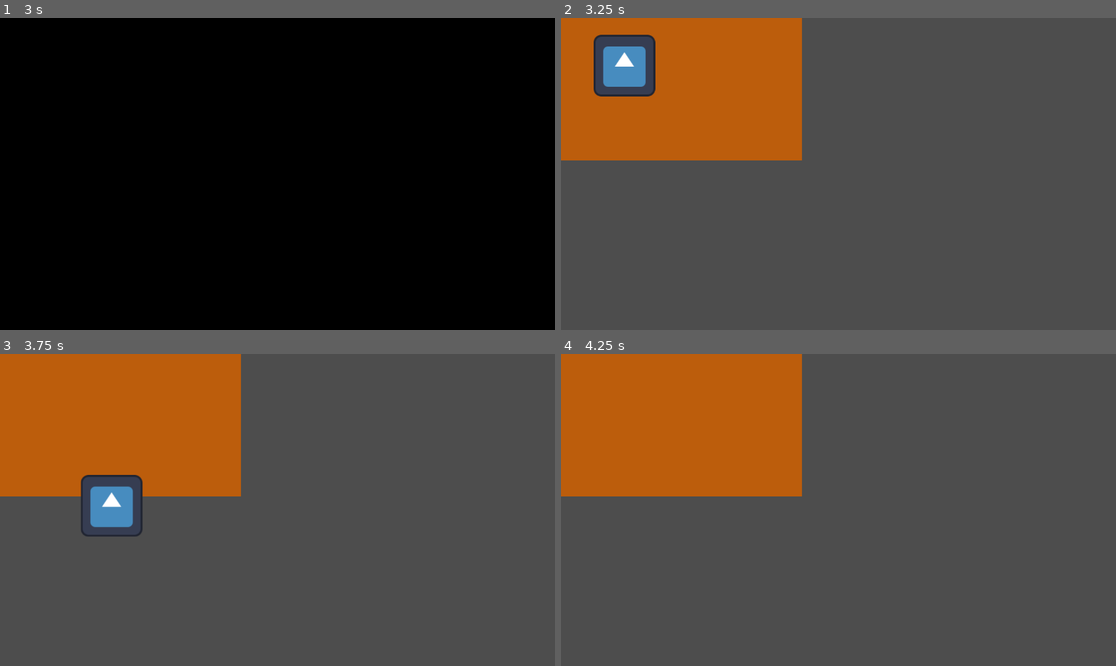
Above: before the commit, frames 1-4 (two rows, left to right).
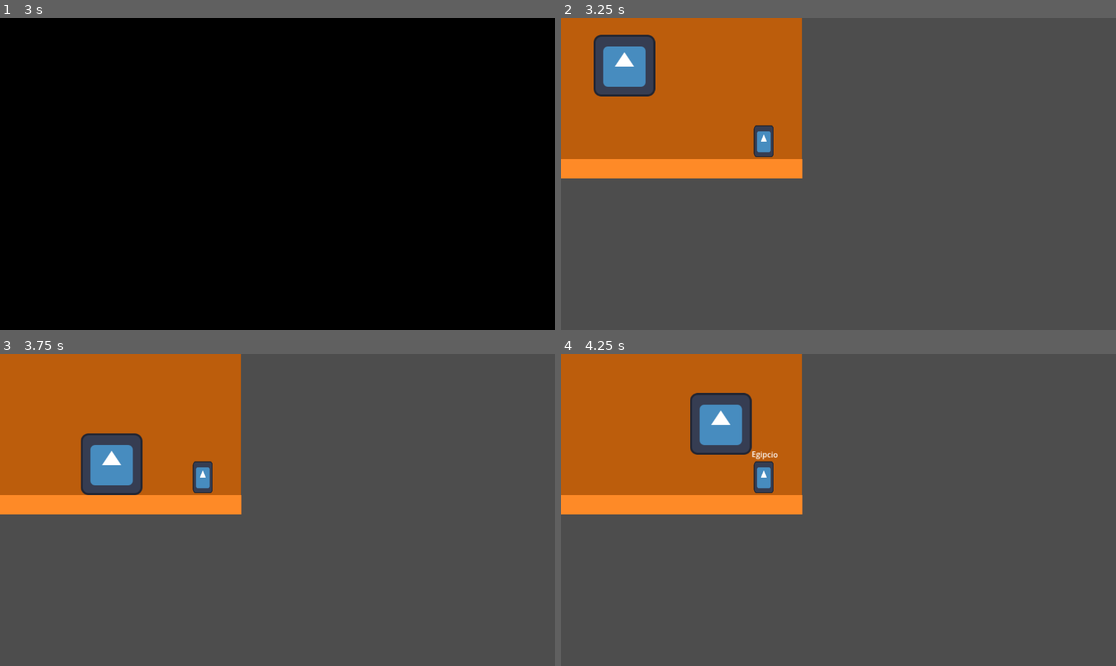
Above: after the commit, the same moments.

Repository: Cocotrilito/Stargazer
Game: Godot game, scene res://Scenes/prehistoria.tscn
Two runs of this game, one before a commit and one after it. Both use one fixed random seed, a clock stepped at 60 frames per second and the inputs below. The engine's default icon, where the game draws it, is replaced by a stand-in: a white triangle on a blue panel in a dark square.
Inputs:
- Up to frame 1 (3 s): tap Enter (ui_accept) at 0.5, 0.6, 0.77, 1.07, 1.52, 1.55, 1.82, 2.3, 2.75, 2.85 s; hold Right (ui_right) 0.53-2.03 s; tap Alt at 1.35 s; hold Left (ui_left) 2.03-2.78 s; tap Shift at 2.1 s; hold Right (ui_right) from 2.78 s (still down)
- Up to frame 2 (3.25 s): keep holding Right (ui_right); tap Enter (ui_accept) at 3.02 s
- Up to frame 3 (3.75 s): keep holding Right (ui_right); tap Enter (ui_accept) at 3.32 s; tap Alt at 3.6 s
- Up to frame 4 (4.25 s): keep holding Right (ui_right); tap Enter (ui_accept) at 3.77, 3.8, 4.07 s

Frame 1 is identical in both runs. In frame 2, 3.1% of the frame differs, in the area x 0-44%, y 34-52%; in frame 3, 5.5%, in the area x 0-44%, y 25-59%; in frame 4, 5.3%.

Commit message:
egiptcian bare bones

Diff:
--- /dev/null
+++ b/stargazer/Scenes/egipcian.gd
@@ -0,0 +1,24 @@
+extends Area2D
+
+var near_player = false
+
+func _ready():
+	$Label.visible = false
+
+
+
+
+func _on_body_entered(body):
+	if body.name == "Player":
+		near_player = true
+		$Label.visible = true
+
+
+func _on_body_exited(body):
+	if body.name == "Player":
+		near_player = false
+		$Label.visible = false
+
+func _process(delta):
+	if near_player and Input.is_action_just_pressed("ui_accept"):
+		$CanvasLayer/DialogBox.visible = true
--- a/stargazer/Scenes/egypt.tscn
+++ b/stargazer/Scenes/egypt.tscn
@@ -1,6 +1,14 @@
 [gd_scene format=3 uid="uid://kpt84414qapa"]
 
 [ext_resource type="PackedScene" uid="uid://b0w4joxr8ocih" path="res://Scenes/player.tscn" id="1_eea4h"]
+[ext_resource type="Script" uid="uid://cdjsdq3r5g3g3" path="res://Scenes/egipcian.gd" id="2_1x6pq"]
+[ext_resource type="Texture2D" uid="uid://c7o2earepei4n" path="res://icon.svg" id="3_8jbqy"]
+
+[sub_resource type="WorldBoundaryShape2D" id="WorldBoundaryShape2D_oeanm"]
+distance = -294.0
+
+[sub_resource type="CircleShape2D" id="CircleShape2D_d1vy0"]
+radius = 57.00877
 
 [node name="Egypt" type="Node2D" unique_id=1640421484]
 
@@ -11,3 +19,55 @@
 
 [node name="Player" parent="." unique_id=448040387 instance=ExtResource("1_eea4h")]
 position = Vector2(95, 81)
+
+[node name="StaticBody2D" type="StaticBody2D" parent="." unique_id=1583558321]
+
+[node name="CollisionShape2D" type="CollisionShape2D" parent="StaticBody2D" unique_id=827711103]
+shape = SubResource("WorldBoundaryShape2D_oeanm")
+
+[node name="ColorRect" type="ColorRect" parent="StaticBody2D" unique_id=954335294]
+offset_left = -1.0
+offset_top = 293.0
+offset_right = 501.0
+offset_bottom = 333.0
+color = Color(0.99607843, 0.5411765, 0.15294118, 1)
+
+[node name="Egipcian" type="Area2D" parent="." unique_id=869788322]
+script = ExtResource("2_1x6pq")
+
+[node name="CollisionShape2D" type="CollisionShape2D" parent="Egipcian" unique_id=681341229]
+position = Vector2(422, 231)
+shape = SubResource("CircleShape2D_d1vy0")
+
+[node name="Sprite2D" type="Sprite2D" parent="Egipcian" unique_id=1604913428]
+position = Vector2(421.00003, 256.00003)
+scale = Vector2(0.3203125, 0.515625)
+texture = ExtResource("3_8jbqy")
+
+[node name="Label" type="Label" parent="Egipcian" unique_id=990708415]
+offset_left = 396.00003
+offset_top = 196.0
+offset_right = 451.00003
+offset_bottom = 245.0
+rotation = 0.022944788
+text = "Egipcio
+"
+
+[node name="CanvasLayer" type="CanvasLayer" parent="Egipcian" unique_id=1513321918]
+
+[node name="DialogBox" type="Panel" parent="Egipcian/CanvasLayer" unique_id=2118592418]
+visible = false
+offset_left = 341.0
+offset_top = 222.0
+offset_right = 381.0
+offset_bottom = 262.0
+
+[node name="CanvasLayer" type="CanvasLayer" parent="." unique_id=764708828]
+
+[node name="ColorRect" type="ColorRect" parent="CanvasLayer" unique_id=1755856322]
+offset_right = 1153.0
+offset_bottom = 648.0
+color = Color(0, 0, 0, 0)
+
+[connection signal="body_entered" from="Egipcian" to="Egipcian" method="_on_body_entered"]
+[connection signal="body_exited" from="Egipcian" to="Egipcian" method="_on_body_exited"]
Not shown, added: stargazer/Scenes/egipcian.gd.uid
